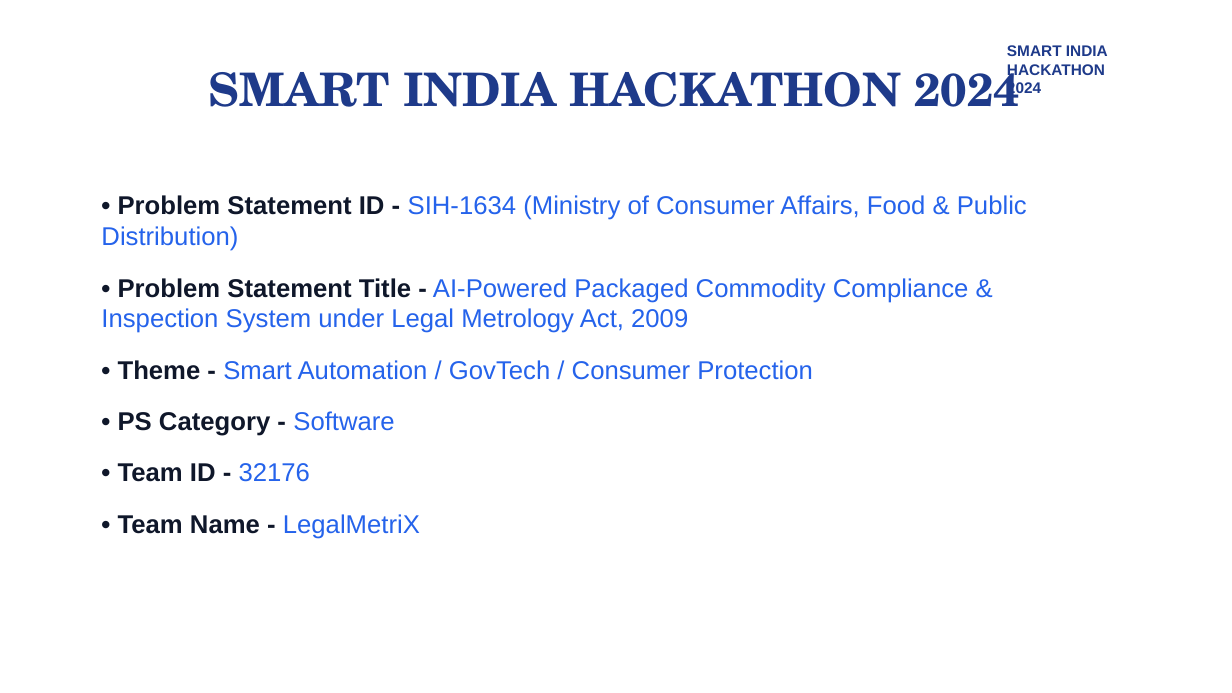
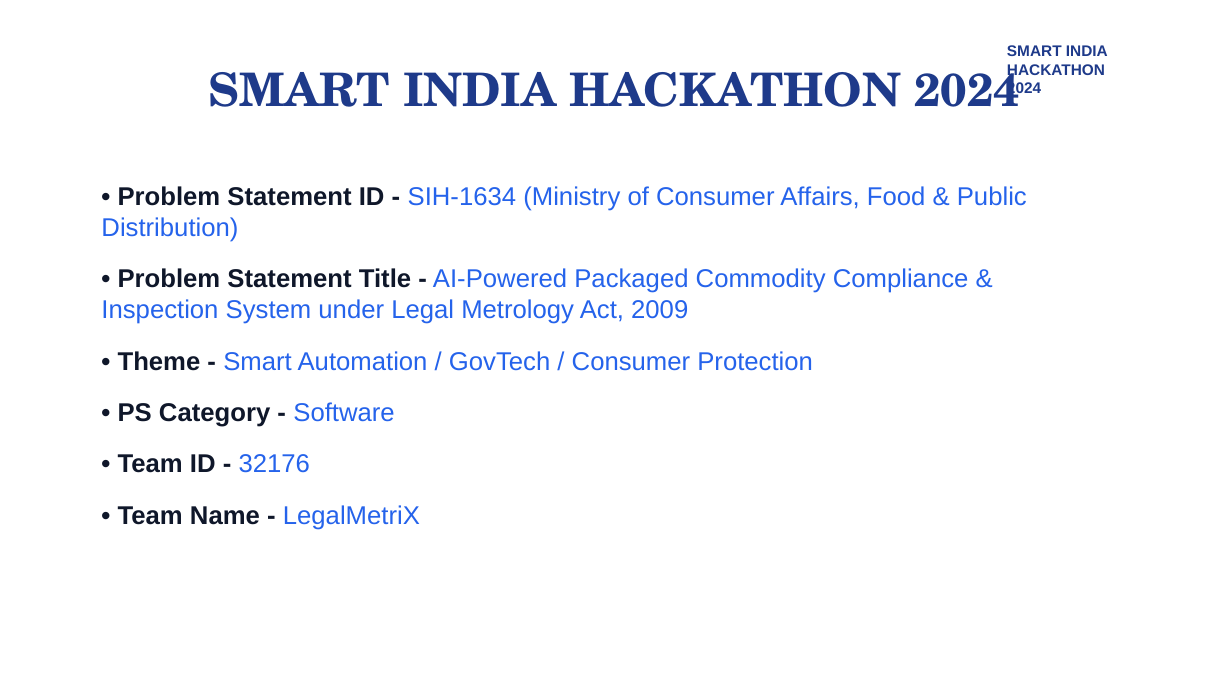
Before and after one commit to bathulayashwanth6840-cmd/legal-metrology-dist, a slide deck: slide 1 of public/LegalMetriX_SIH_Presentation.pptx. Drawn at 1232x693 pixels with LibreOffice and Linux fonts; fonts in the diff are those of the drawing. Boxes give left, top, right and bottom in pixels: in the first picture for what was removed or moved away, otherwise in the second. Text is boxed around its words. In the diff, an @@ line names an element or a change of style, - is before the commit and + after.

Commit message:
docs: update complete PowerPoint presentation and bundle with judges QA defense slides

```diff
--- a/public/LegalMetriX_SIH_Presentation.pptx
+++ b/public/LegalMetriX_SIH_Presentation.pptx
@@ text "• Problem Statement ID - ..." moved from (x1=101, y1=195, x2=1027, y2=539) to (x1=101, y1=186, x2=1027, y2=530) @@
```
Also in this commit, not shown: 5 other slides changed, 6 slides added, 1 other file.
